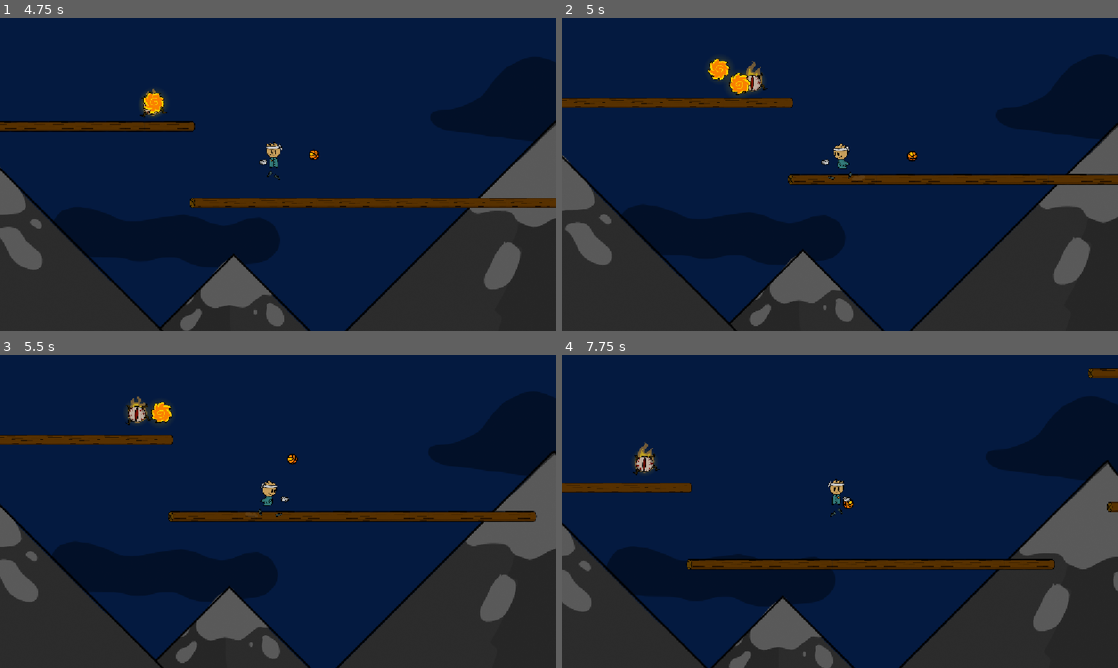
Above: before the commit, frames 1-4 (two rows, left to right).
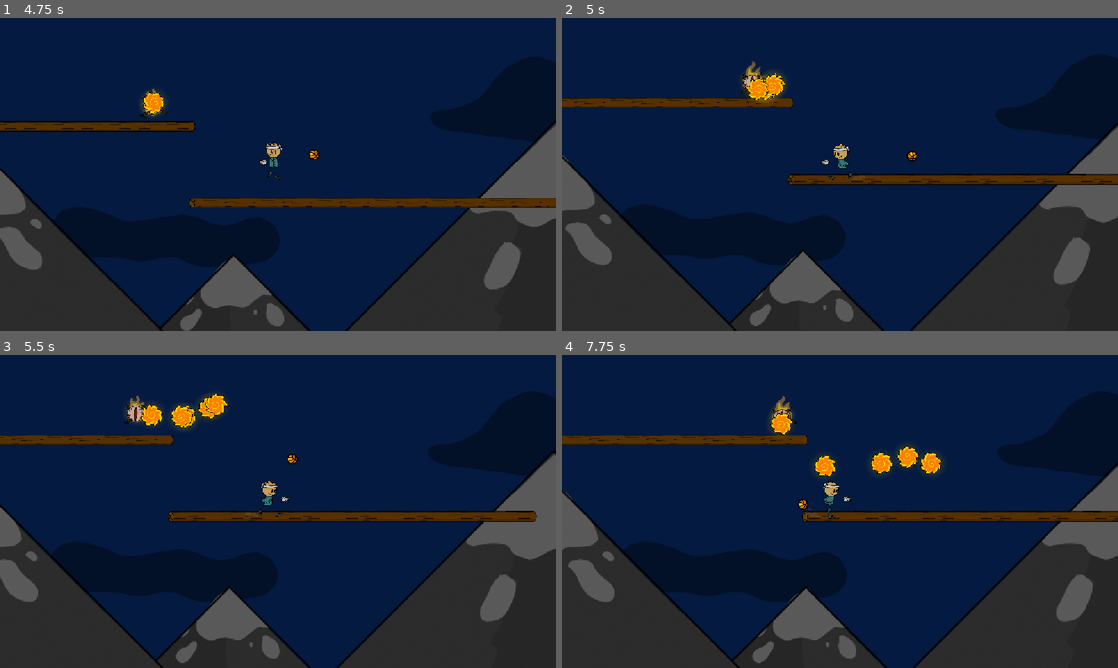
Above: after the commit, the same moments.

Repository: The-Domm/Balls-of-death
Game: Godot game, scene res://game.tscn
Same seed, same stepped clock (60 frames per second), same inputs: the game is played once before the commit and once after it.
Inputs (mouse positions are in pixels of both pictures, inside the frame that each line leads up to):
- Up to frame 1 (4.75 s): move the mouse to (400, 158) at 0.52 s; hold D (move_right) 0.53-2.03 s; click (400, 158) at 0.67 s; tap Space (jump) at 0.77, 1.52, 3.02, 3.77, 4.52 s; move the mouse to (166, 190) at 1.27 s; click (166, 190) at 1.42 s; move the mouse to (333, 105) at 2.02 s; hold A (move_left) 2.03-2.78 s; click (333, 105) at 2.17 s; move the mouse to (250, 237) at 2.77 s; hold D (move_right) 2.78-4.28 s; click (250, 237) at 2.92 s; move the mouse to (444, 221) at 3.52 s; click (444, 221) at 3.67 s; move the mouse to (111, 127) at 4.27 s; hold A (move_left) from 4.28 s (still down); click (111, 127) at 4.42 s
- Up to frame 2 (5 s): keep holding A (move_left)
- Up to frame 3 (5.5 s): move the mouse to (305, 511) at 5.02 s; release A (move_left) at 5.03 s; hold D (move_right) from 5.03 s (still down); click (305, 511) at 5.17 s
- Up to frame 4 (7.75 s): move the mouse to (756, 433) at 5.77 s; release D (move_right) at 5.78 s; hold A (move_left) 5.78-7.28 s; click (756, 433) at 5.92 s; tap Space (jump) at 6.02, 6.77, 7.52 s; move the mouse to (962, 495) at 6.52 s; click (962, 495) at 6.67 s; move the mouse to (728, 527) at 7.27 s; hold D (move_right) from 7.28 s (still down); click (728, 527) at 7.42 s

Frame 1 is identical in both runs. In frame 2, 1.0% of the frame differs, in the area x 26-41%, y 12-27%; in frame 3, 1.1%; in frame 4, 19%, in the area x 0-100%, y 4-100%.

Commit message:
more upgrades, and revorked ball bounce count
added more upgrades, ball now has a health, instead of counting how much it bounced

Diff:
--- a/ball_bearer.gd
+++ b/ball_bearer.gd
@@ -2,7 +2,7 @@
 extends CharacterBody2D
 
 @onready var ball_var :=BallValues.new(2000,self,1,1.1,null)
-@onready var max_thrown = 2
+@onready var max_thrown = 5
 @onready var thrown=0
 func throw():
 	pass
--- a/ball_variables.gd
+++ b/ball_variables.gd
@@ -3,13 +3,13 @@
 
 var max_force: int
 var ball_owner: Node2D
-var max_bounce: int
+var max_healt: int
 var bounciness: float
 var ball_sprite: Texture2D
 
-func _init(max_force: int = 2000,ball_owner: Node2D = null,max_bounce: int = 1,bounciness: float = 1.1, ball_sprite: Texture2D = null) -> void:
+func _init(max_force: int = 2000,ball_owner: Node2D = null,max_healt: int = 1,bounciness: float = 1.1, ball_sprite: Texture2D = null) -> void:
 	self.max_force = max_force
 	self.ball_owner = ball_owner
-	self.max_bounce = max_bounce
+	self.max_healt = max_healt
 	self.bounciness = bounciness
 	self.ball_sprite= ball_sprite
--- a/basketball.gd
+++ b/basketball.gd
@@ -2,10 +2,11 @@
 extends CharacterBody2D
 
 
-var bounce_var:int=0
+var health:int
 var ball_var :BallValues
 func _ready() -> void:
 	assert(ball_var.ball_owner != null, "Error: 'target' must be assigned before add_child()!")
+	health=ball_var.max_healt
 	pass
 var prevpos : Vector2=Vector2.ZERO
 
@@ -24,11 +25,10 @@
 			obj.health-=1
 			if(ball_var.ball_owner != null):
 				ball_var.ball_owner.thrown -= 1
-			queue_free()
 		velocity=(velocity*ball_var.bounciness).bounce(collision.get_normal())
-		bounce_var+=1
+		health-=1
 	rotation+=PI/1000*velocity.length()
-	if (bounce_var> ball_var.max_bounce || position.y > 300):
+	if (health < 0 || position.y > 300):
 		if(ball_var.ball_owner != null):
 			ball_var.ball_owner.thrown -= 1
 		free()
@@ -39,7 +39,7 @@
 	position=ball_var.ball_owner.position+offset
 	velocity=(Vector2(ball_var.max_force,0)*strenght).rotated(angle)
 	collision_mask = ~ball_var.ball_owner.collision_layer
-	collision_layer = ~ ball_var.ball_owner.collision_mask
+	collision_layer = ball_var.ball_owner.collision_layer
 
 func setup(ball_var:BallValues):
 	self.ball_var=ball_var
--- a/player.gd
+++ b/player.gd
@@ -48,6 +48,8 @@
 		var dir:float
 		if Input.is_mouse_button_pressed(1):
 			max_thrown=$upgrade.upgrades["more_balls"].get_effect()
+			ball_var.max_healt=$upgrade.upgrades["bouncier_balls"].get_effect()
+			ball_var.max_force=$upgrade.upgrades["faster_balls"].get_effect()
 			if !pressed:
 				pressed = true
 				startPos = get_viewport().get_mouse_position()
@@ -144,7 +146,7 @@
 	jatekos.offset=Vector2i(0,0)
 	if not is_on_floor():
 		jatekos.play("jump")
-		if thrown:
+		if thrown>=max_thrown:
 			kez.play("empty")
 		else:
 			kez.play("jump")
--- a/updgrade.gd
+++ b/updgrade.gd
@@ -3,7 +3,8 @@
 @onready var parent = get_parent()
 var upgrades := {
 	&"more_balls": UpgradeData.new("More Balls",3,1,func(initial_cost:int, level:int): return initial_cost*level),
-	&"faster_balls": UpgradeData.new("Faster Balls",3,1,func(initial_cost:int, level:int): return initial_cost*level)
+	&"faster_balls": UpgradeData.new("Faster Balls",3,1,func(initial_cost:int, level:int): return initial_cost*level,func(level:int): return 2000*pow(1.2,level)),
+	&"bouncier_balls": UpgradeData.new("Bouncier Balls",3,1,func(initial_cost:int, level:int): return initial_cost*level)
 }
 const UPGRADE_BUTTON=preload("res://upgrade_button.tscn")
 var points:int =99
